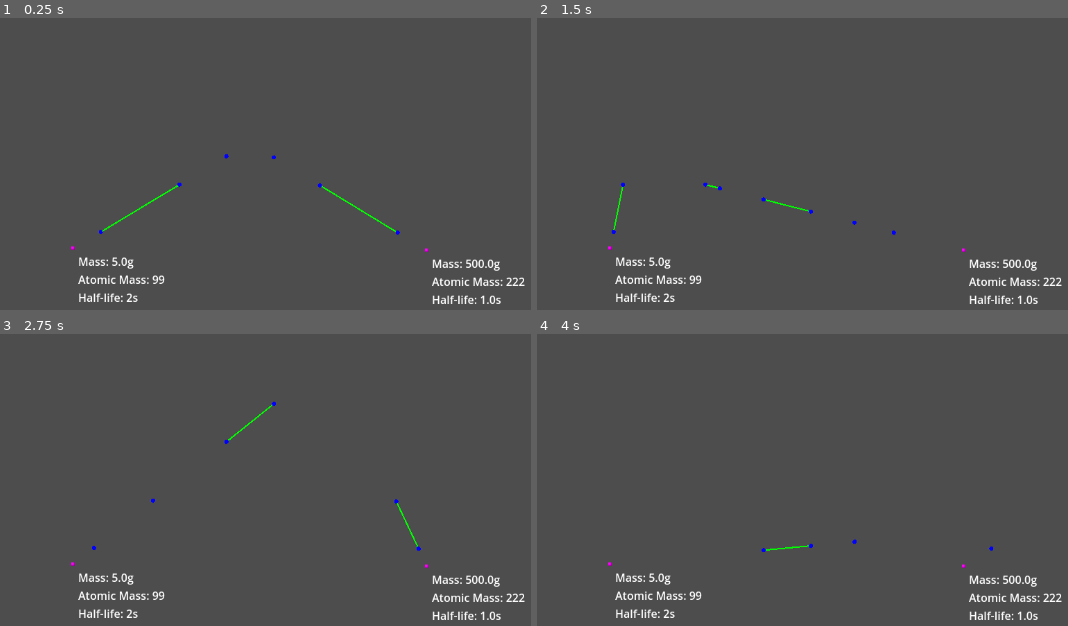
Above: before the commit, frames 1-4 (two rows, left to right).
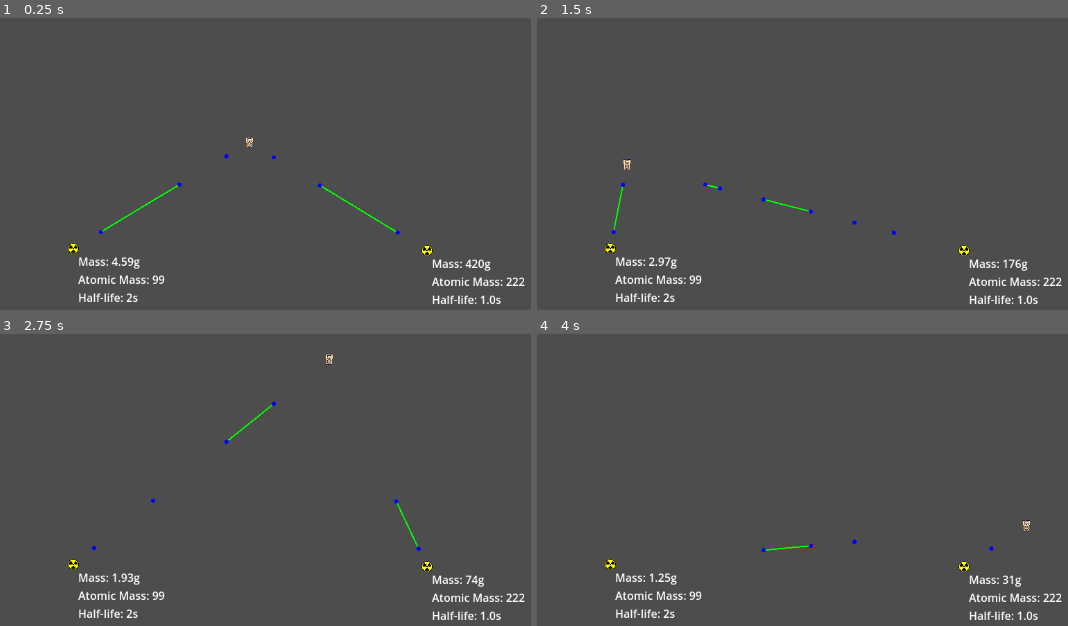
Above: after the commit, the same moments.

Repository: CaptainTriton10/ionising-radiation-simulator
Game: Godot game, scene res://main.tscn
Two runs of this game, one before a commit and one after it. Both use one fixed random seed, a clock stepped at 60 frames per second and the inputs below.
Inputs (mouse positions are in pixels of both pictures, inside the frame that each line leads up to):
- Up to frame 1 (0.25 s): no input
- Up to frame 2 (1.5 s): move the mouse to (961, 120) at 0.52 s; move the mouse to (627, 164) at 1.27 s
- Up to frame 3 (2.75 s): move the mouse to (329, 360) at 2.02 s
- Up to frame 4 (4 s): move the mouse to (744, 547) at 2.77 s; move the mouse to (1025, 526) at 3.52 s

The runs differ from the first frame. In frame 1, 0.4% of the frame differs, in the area x 12-95%, y 40-87%; in frame 2, 0.4%, in the area x 12-95%, y 48-87%; in frame 3, 0.4%; in frame 4, 0.4%.

Commit message:
feat: sprites for rad sources + detectors

Diff:
--- a/Instances/detector.tscn
+++ b/Instances/detector.tscn
@@ -1,8 +1,9 @@
-[gd_scene load_steps=4 format=3 uid="uid://dy5rsx2ryoh5s"]
+[gd_scene load_steps=5 format=3 uid="uid://dy5rsx2ryoh5s"]
 
 [ext_resource type="Script" uid="uid://7nt1ncpmqxtq" path="res://Scripts/detector.gd" id="1_h4hr2"]
 [ext_resource type="AudioStream" uid="uid://cxbwtgqqbarnj" path="res://Sound/click1.wav" id="2_mla6r"]
 [ext_resource type="Script" uid="uid://dhksenrdunrsg" path="res://Scripts/detector_sfx.gd" id="3_7etah"]
+[ext_resource type="Texture2D" uid="uid://ciqs6hpjboc32" path="res://Sprites/dosimeter.png" id="4_3c18g"]
 
 [node name="Detector" type="Marker2D"]
 script = ExtResource("1_h4hr2")
@@ -11,3 +12,8 @@
 [node name="AudioStreamPlayer2D" type="AudioStreamPlayer2D" parent="."]
 stream = ExtResource("2_mla6r")
 script = ExtResource("3_7etah")
+
+[node name="Sprite2D" type="Sprite2D" parent="."]
+z_index = 10
+scale = Vector2(0.05, 0.05)
+texture = ExtResource("4_3c18g")
--- a/Instances/rad_source.tscn
+++ b/Instances/rad_source.tscn
@@ -2,8 +2,7 @@
 
 [ext_resource type="Script" uid="uid://cplvjk0hc4nec" path="res://Scripts/rad_source.gd" id="1_8pbgm"]
 [ext_resource type="Script" uid="uid://cfh6276i7hqgl" path="res://Scripts/rad_source_label.gd" id="2_adptv"]
-
-[sub_resource type="PlaceholderTexture2D" id="PlaceholderTexture2D_m60qx"]
+[ext_resource type="Texture2D" uid="uid://cj285x23a57wu" path="res://Sprites/Radiation_warning_symbol.png" id="2_bkkud"]
 
 [node name="RadSource" type="Marker2D" groups=["rad_source"]]
 script = ExtResource("1_8pbgm")
@@ -12,8 +11,8 @@
 metadata/element = 99
 
 [node name="Sprite2D" type="Sprite2D" parent="."]
-scale = Vector2(5, 5)
-texture = SubResource("PlaceholderTexture2D_m60qx")
+scale = Vector2(0.045, 0.045)
+texture = ExtResource("2_bkkud")
 
 [node name="Label" type="Label" parent="."]
 offset_left = 7.0
--- a/Scripts/rad_source.gd
+++ b/Scripts/rad_source.gd
@@ -2,6 +2,7 @@
 
 @export var activity: float
 @onready var half_life: float = self.get_meta("half_life")
+@onready var mass: float = self.get_meta("mass")
 
 func ln(x: float) -> float:
 	var e = exp(1)
@@ -11,11 +12,10 @@
 # Called when the node enters the scene tree for the first time.
 func _ready() -> void:
 	var molar_mass: int = self.get_meta("element")
-	var mass: float = self.get_meta("mass")
 
 	var nuclei = 6.022E23 * (mass / molar_mass)
 
 	activity = nuclei * (ln(2) / half_life)
 
 func _process(delta: float) -> void:
-	activity *= 0.5**(delta / half_life)
+	mass *= 0.5**(delta / half_life)
--- a/Scripts/rad_source_label.gd
+++ b/Scripts/rad_source_label.gd
@@ -4,8 +4,13 @@
 func _process(_delta: float) -> void:
 	var rad_source = $".."
 
+	# Truncates 0s
 	var half_life = rad_source.get_meta("half_life")
-	half_life = int(half_life) if half_life > 1 else half_life # Truncate 0s
+	half_life = int(half_life) if half_life > 1 else half_life
+
+	# Ditto
+	var mass = rad_source.mass
+	mass = int(mass) if mass > 5 else snapped(mass, 0.01)
 
 	var label_text = "Mass: %sg\nAtomic Mass: %s\nHalf-life: %ss"
-	text = label_text % [rad_source.get_meta("mass"), rad_source.get_meta("element"), half_life]
+	text = label_text % [mass, rad_source.get_meta("element"), half_life]
Binary file added: Sprites/Radiation_warning_symbol.png
Not shown, added: Sprites/Radiation_warning_symbol.png.import
Binary file added: Sprites/dosimeter.png
Not shown, added: Sprites/dosimeter.png.import
